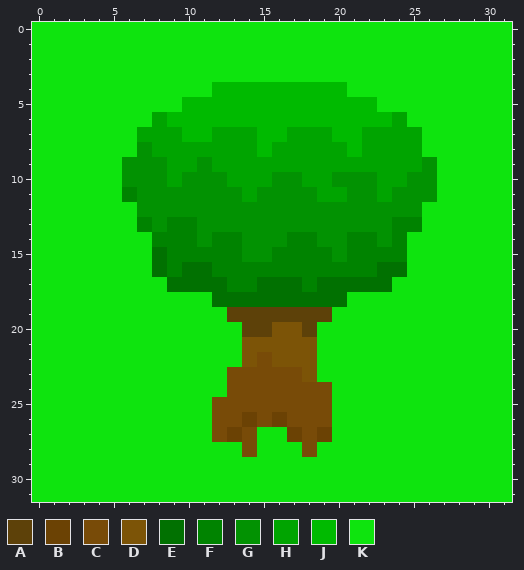
Pixel-art sprite: APS/res/tiles/grass2.png. That is the earlier state.
The file is 32x32 pixels. Colours within 5 levels of each other are drawn and written as one.
Palette (. is transparent): A #5d4109  B #6b4204  C #784b08  D #7c5407  E #017101  F #008300  G #029202  H #00a400  J #00ba00  K #0ee40e
And afterwards:
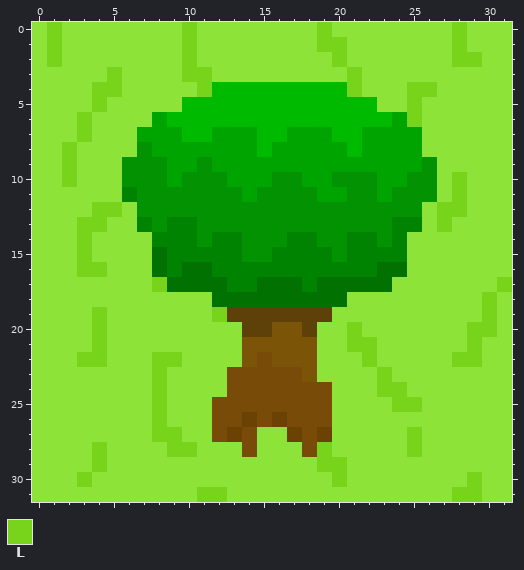
Colours new in this view: L #77d41a
From old to new:
colour K: #0ee40e -> #8ee338
Changed rows in their new state; - is a pixel that keeps its letter.
first column x 1:
 0 L--------L--------L--------L---
 1 L--------L--------LL-------L---
 2 L--------L---------L-------LL--
 3 ----L----LL---------L----------
 4 ---LL-----L---------L---LL-----
 5 ---L--------------------L------
 6 --L---------------------L------
 7 --L----------------------------
 8 -L-----------------------------
 9 -L-----------------------------
10 -L-------------------------L---
11 ---------------------------L---
12 ---LL---------------------LL---
13 --LL----------------------L----
14 --L----------------------------
15 --L----------------------------
16 --LL---------------------------
17 -------L----------------------L
18 -----------------------------L-
19 ---L-------L-----------------L-
20 ---L----------------L-------LL-
21 ---L----------------LL------L--
22 --LL---LL------------L-----LL--
23 -------L--------------L--------
24 -------L--------------LL-------
25 -------L---------------LL------
26 -------L-----------------------
27 -------LL---------------L------
28 ---L----LL--------L-----L------
29 ---L--------------LL-----------
30 --L----------------L--------L--
31 ----------LL---------------LL--
Pixel boxes of the changes (left, top, right, bottom) in both pictures:
changed: (32, 22, 512, 502)
